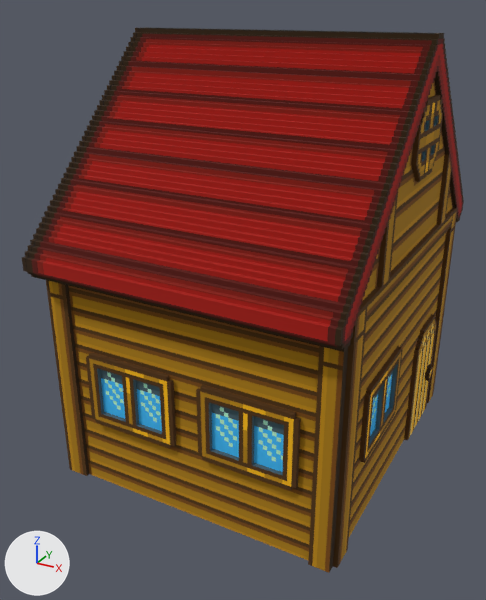
What one commit did to the glTF model Models/Casa.glb.
Both versions are drawn from a 50 mm lens placed at (1.049, -1.413, 0.431), pointed at (0.314, -0.076, -0.237). Every picture has the same lights, and +X, +Y and +Z are marked at lower left. The older version comes first. Where no turn or scale is listed for an object, it has been applied to the vertices.

In view in the first picture: 'fachada', 'finestra.001', 'finestra.004', 'finestra.005', 'parets', 'teulada'.
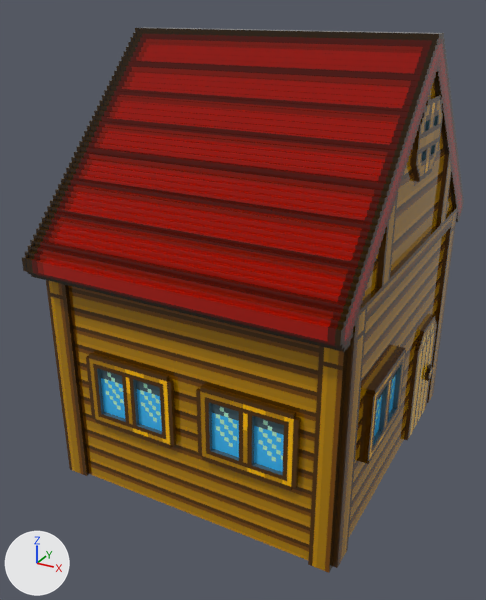
Where the newer file only moved an object's origin or applied its transform, the numbers keep the older frame.

Changed parts and their boxes (x1, y1, x2, y2) in the pictures (486 x 600 px):
'fachada', surface changed: (25, 27, 464, 569) in both
'finestra.004', surface changed: (196, 385, 301, 488) in both
'finestra.001-col', added (brown): after (359, 346, 406, 464)
'finestra.001', deleted: before (359, 346, 403, 463)

What changed in the scene script:
```text
Change mat_casa_sola_128:
    mat_casa_sola_128.roughness: 1.0 -> 0.0
Add me_casa_sola_128_007_1:
    me_casa_sola_128_007_1.from_pydata(...)  # 930 vertices, 1936 faces; spans x -0.01..0.01, y -0.27..-0.04, z -0.46..-0.28
    me_casa_sola_128_007_1.materials.append(mat_casa_sola_128)  # picture img_casa_sola_128
Remove ob_finestra_001:
    ob_finestra_001 = bpy.data.objects.new('finestra.001', me_casa_sola_128_007)
    ob_finestra_001.location = (0.0, 0.0, 0.0)
Add ob_finestra_001_col:
    ob_finestra_001_col = bpy.data.objects.new('finestra.001-col', me_casa_sola_128_007_1)
    ob_finestra_001_col.location = (0.709, 0.0, 0.0)
```
